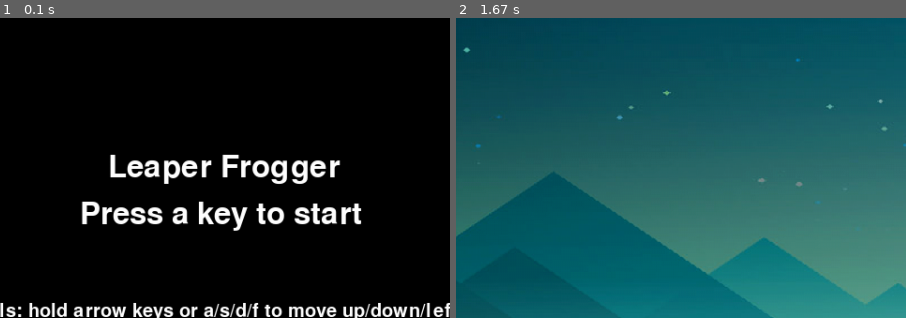
Above: before the commit, frames 1-2 (left to right).
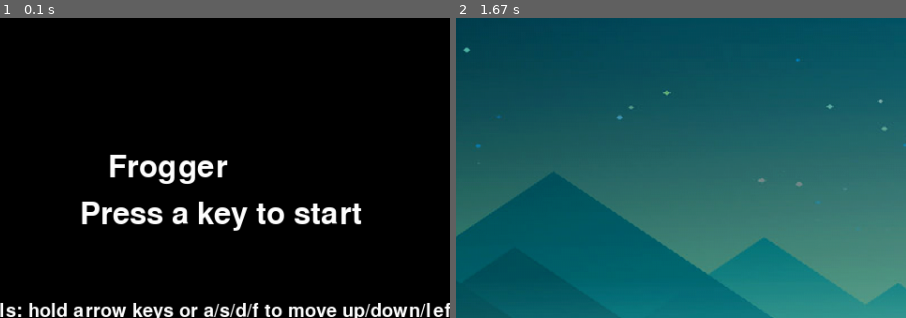
Above: after the commit, the same moments.

Repository: CheesyPudding/Frogger-Pygame
Game: pygame game, started from game.py
Same seed, same stepped clock (60 frames per second), same inputs: the game is played once before the commit and once after it.
Inputs:
- Up to frame 1 (0.1 s): no input
- Up to frame 2 (1.67 s): tap Enter at 0.33 s; tap W at 0.67 s; hold Right 1-1.47 s; hold D 1-1.47 s; hold Up from 1.5 s (still down); hold W from 1.5 s (still down)
The pictures show only the part of the screen within x 21-71%, y 3-53%; the shares and areas given below are measured in that part.

The runs differ from the first frame. In frame 1, 2.2% of the frame differs, in the area x 24-76%, y 45-56%; in frame 2, nothing differs.

Commit message:
Add files via upload

Diff:
--- a/game.py
+++ b/game.py
@@ -1,79 +1,79 @@
-#Started: Nov, 2019
-#Last modified: Jan.20, 2020
-#First iteration of the pygame project
-
-##########
+"""Started: Nov, 2019
+Last modified: Jan.20, 2020
+First iteration of the pygame project
+
 #THINGS TO WORK ON:
 # - add smoother jump/physics
 # - remove shaking when adding or colliding with a platform
-
-##########
-
-import pygame, sys, random, time
+"""
+
+import pygame
+import random
+import sys
 from pygame.locals import *
 
-#
-# FONCTIONS
-#
-def drawText(text, font, surface, x, y):
-    textobj = font.render(text, 1, (255,255,255))
+
+def drawText(text, text_font, surface, x_param, y):
+    textobj = text_font.render(text, 1, (255, 255, 255))
     textrect = textobj.get_rect()
-    textrect.topleft = (x, y)
+    textrect.topleft = (x_param, y)
     surface.blit(textobj, textrect)
+
 
 def waitForPlayerToPressKey():
     while True:
-        for event in pygame.event.get():
-            if event.type == QUIT:
+        for press_event in pygame.event.get():
+            if press_event.type == QUIT:
                 pygame.quit()
                 sys.exit()
-            if event.type == KEYDOWN:
-                if event.key == K_ESCAPE: # pressing escape quits
+            if press_event.type == KEYDOWN:
+                if press_event.key == K_ESCAPE:  # pressing escape quits
                     pygame.quit()
                     sys.exit()
                 return
 
-#set up pygame
+
+# set up pygame
 pygame.init()
 mainClock = pygame.time.Clock()
-pygame.display.set_caption('Leaper Frogger')
+pygame.display.set_caption('Frogger')
 pygame.mouse.set_visible(False)
 
 #
 # INITIAL VARIABLES
 #
-#TIME VARIBALES
-#frames per second
+# TIME VARIABLES
+# frames per second
 FPS = 60
-#initialize clock
+# initialize clock
 clock = pygame.time.Clock()
 
-#MOVEMENT VARIABLES
+# MOVEMENT VARIABLES
 # set up movement variables
 moveLeft = False
 moveRight = False
 moveUp = False
 moveDown = False
-#left/right/up/down speed
+# left/right/up/down speed
 MOVESPEED = 4.5
-#initilize jump time duration
+# initialize jump time duration
 ACCEL = 0.5
 GRAVITY = 0
-#duration of jump
+# duration of jump
 JUMPTIME = 65
 jumpTime = JUMPTIME
 
-#SIZE VARIABLES
+# SIZE VARIABLES
 PLAYERSIZE = 75
 WINDOWWIDTH = 960
 WINDOWHEIGHT = 640
 
 # COLLISION AND PLATFORM VARIABLES
 # direction of the platforms, 1= up, 2=left, 3=right, 4= up
-gravDirection = random.randint(1,3)
+gravDirection = random.randint(1, 3)
 
 # PLATFORM DATA VARIABLES
-#platform detection
+# platform detection
 platform = False
 # platform speed increase
 BLOCKSPEED = 1
@@ -96,8 +96,7 @@
 # set up sounds
 pygame.mixer.music.load('background.mp3')
 
-
-#set up images
+# set up images
 background = pygame.image.load('background.jpg')
 platformImage = pygame.image.load('platform.png')
 playerNo = pygame.image.load('Sprite (Neutral).png')
@@ -106,24 +105,24 @@
 playerAirUp = pygame.image.load('Sprite (Down Air).png')
 playerUp = pygame.image.load('Sprite (Up Air).png')
 
-#acale and transfer images to rects
-background = pygame.transform.scale(background, (WINDOWWIDTH*2,WINDOWHEIGHT*2))
-platformImage = pygame.transform.scale(platformImage, (BLOCKSIZE*int(4.9),BLOCKSIZE))
-playerNo = pygame.transform.scale(playerNo, (PLAYERSIZE,PLAYERSIZE))
+# acale and transfer images to rects
+background = pygame.transform.scale(background, (WINDOWWIDTH * 2, WINDOWHEIGHT * 2))
+platformImage = pygame.transform.scale(platformImage, (BLOCKSIZE * int(4.9), BLOCKSIZE))
+playerNo = pygame.transform.scale(playerNo, (PLAYERSIZE, PLAYERSIZE))
 playerNoL = playerNo
 playerNoR = pygame.transform.flip(playerNoL, True, False)
-playerDown = pygame.transform.scale(playerDown, (PLAYERSIZE,PLAYERSIZE))
+playerDown = pygame.transform.scale(playerDown, (PLAYERSIZE, PLAYERSIZE))
 playerDownL = playerDown
 playerDownR = pygame.transform.flip(playerDown, True, False)
-playerLR = pygame.transform.scale(playerLR, (PLAYERSIZE,PLAYERSIZE))
-playerAirUp = pygame.transform.scale(playerAirUp, (PLAYERSIZE,PLAYERSIZE))
+playerLR = pygame.transform.scale(playerLR, (PLAYERSIZE, PLAYERSIZE))
+playerAirUp = pygame.transform.scale(playerAirUp, (PLAYERSIZE, PLAYERSIZE))
 playerAirUpL = playerAirUp
 playerAirUpR = pygame.transform.flip(playerAirUp, True, False)
-playerUp = pygame.transform.scale(playerUp, (PLAYERSIZE,PLAYERSIZE))
+playerUp = pygame.transform.scale(playerUp, (PLAYERSIZE, PLAYERSIZE))
 playerUpL = playerUp
 playerUpR = pygame.transform.flip(playerUp, True, False)
 
-#set background and image for player
+# set background and image for player
 backgroundRect = background.get_rect()
 backgroundRect.left = 0
 backgroundRect.top = 0
@@ -131,34 +130,37 @@
 player = playerNo.get_rect()
 platform = platformImage.get_rect()
 
-#block list
+# block list
 blocks = []
 # number of blocks initially to begin with
-for x in range (0):
-    blocks.append(platform (WINDOWWIDTH, random.randint(4*BLOCKSIZE,WINDOWHEIGHT-(3*BLOCKSIZE)), BLOCKSIZE*5, BLOCKSIZE/2))
+for x in range(0):
+    blocks.append(platform(WINDOWWIDTH, random.randint(4 * BLOCKSIZE, WINDOWHEIGHT - (3 * BLOCKSIZE)), BLOCKSIZE * 5,
+                           BLOCKSIZE / 2))
 
 # set up the window
 windowSurface = pygame.display.set_mode((WINDOWWIDTH, WINDOWHEIGHT), 0, 32)
 pygame.display.set_caption('Input')
 
-#font
+# font
 font = pygame.font.SysFont(None, 48)
 font2 = pygame.font.SysFont(None, 30)
 
-#show the "Start" screen
-drawText('Leaper Frogger', font, windowSurface,(WINDOWWIDTH/3),(WINDOWHEIGHT/4))
+# show the "Start" screen
+drawText('Frogger', font, windowSurface, (WINDOWWIDTH / 3), (WINDOWHEIGHT / 4))
 drawText('Press a key to start', font, windowSurface, (WINDOWWIDTH / 3) - 30, (WINDOWHEIGHT / 4) + 50)
-drawText('Controls: hold arrow keys or a/s/d/f to move up/down/left/or right', font2, windowSurface, (WINDOWWIDTH/7), (WINDOWHEIGHT/2))
-drawText('Objective: endless 2D platformer, try to survive as long as possible', font2, windowSurface, (WINDOWWIDTH/8), (WINDOWHEIGHT/2)+50)
-drawText('by jumping on the platforms that vary in speed and change direction', font2, windowSurface, (WINDOWWIDTH/8), (WINDOWHEIGHT/2)+80)
+drawText('Controls: hold arrow keys or a/s/d/f to move up/down/left/or right', font2, windowSurface, (WINDOWWIDTH / 7),
+         (WINDOWHEIGHT / 2))
+drawText('Objective: endless 2D platformer, try to survive as long as possible', font2, windowSurface,
+         (WINDOWWIDTH / 8), (WINDOWHEIGHT / 2) + 50)
+drawText('by jumping on the platforms that vary in speed and change direction', font2, windowSurface, (WINDOWWIDTH / 8),
+         (WINDOWHEIGHT / 2) + 80)
 pygame.display.update()
 waitForPlayerToPressKey()
 
-#play song
+# play song
 pygame.mixer.music.play(-1, 0.0)
 
-
-#define score
+# define score
 score = 0
 #
 # run the game loop
@@ -188,7 +190,7 @@
                 moveUp = False
                 moveDown = True
 
-         # non-movement keyboard variables
+        # non-movement keyboard variables
         if event.type == KEYUP:
             if event.key == K_ESCAPE:
                 pygame.quit()
@@ -201,60 +203,62 @@
                 moveUp = False
             if event.key == K_DOWN or event.key == ord('s'):
                 moveDown = False
-            #if event.key == ord('x'):
-                #player.top = random.randint(0, WINDOWHEIGHT - player.height)
-                #player.left = random.randint(0, WINDOWWIDTH - player.width)
-
+            # if event.key == ord('x'):
+            # player.top = random.randint(0, WINDOWHEIGHT - player.height)
+            # player.left = random.randint(0, WINDOWWIDTH - player.width)
 
     # move down
     if moveDown:
         player.top += MOVESPEED
 
-    #jump duration/action (move up)
+    # jump duration/action (move up)
     if moveUp:
         if jumpTime > 0:
             GRAVITY += 0.1
-            player.top -= ((2*MOVESPEED) - GRAVITY)
-            jumpTime -=1
+            player.top -= ((2 * MOVESPEED) - GRAVITY)
+            jumpTime -= 1
             ACCEL = 0.7
     if jumpTime == 0:
         GRAVITY = 0
 
-    #move left
-    if moveLeft :
+    # move left
+    if moveLeft:
         player.left -= MOVESPEED
 
-    #move right
-    if moveRight  :
+    # move right
+    if moveRight:
         player.right += MOVESPEED
 
-    #gravity check
-    if  (platform == False):
+    # gravity check
+    if not platform:
         player.top += ACCEL
         ACCEL += 0.2
 
     # add initial starting block
     if blockCounter == 0:
-        blocks.append(pygame.Rect(0, WINDOWHEIGHT/2, BLOCKSIZE*4, BLOCKSIZE/2))
+        blocks.append(pygame.Rect(0, WINDOWHEIGHT / 2, BLOCKSIZE * 4, BLOCKSIZE / 2))
         gravDirection = 3
-    #add blocks
+    # add blocks
     if gravDirection != 1:
         blockCounter += 1
     else:
         blockCounter += 2
 
     if blockCounter >= NEWBLOCK:
-        #add new block
+        # add new block
         blockCounter = 1
         if gravDirection == 1:
-            blocks.append(pygame.Rect (random.randint(BLOCKSIZE,WINDOWWIDTH-(BLOCKSIZE)), 0, BLOCKSIZE*4, BLOCKSIZE/2))
+            blocks.append(
+                pygame.Rect(random.randint(BLOCKSIZE, WINDOWWIDTH - BLOCKSIZE), 0, BLOCKSIZE * 4, BLOCKSIZE / 2))
         if gravDirection == 2:
-            blocks.append(pygame.Rect (WINDOWWIDTH, random.randint(4*BLOCKSIZE,WINDOWHEIGHT-(3*BLOCKSIZE)), BLOCKSIZE*4, BLOCKSIZE/2))
+            blocks.append(
+                pygame.Rect(WINDOWWIDTH, random.randint(4 * BLOCKSIZE, WINDOWHEIGHT - (3 * BLOCKSIZE)), BLOCKSIZE * 4,
+                            BLOCKSIZE / 2))
         if gravDirection == 3:
-            blocks.append(pygame.Rect (0-(3*BLOCKSIZE), random.randint(4*BLOCKSIZE,WINDOWHEIGHT-(3*BLOCKSIZE)), BLOCKSIZE*4, BLOCKSIZE/2))
-        # IMPLEMENT IN THE FUTURE
-        #if gravDirection == 4:
-            #blocks.append(pygame.Rect (random.randint(BLOCKSIZE,WINDOWWIDTH-(BLOCKSIZE)), WINDOWHEIGHT, BLOCKSIZE*3, BLOCKSIZE/2))
+            blocks.append(
+                pygame.Rect(0 - (3 * BLOCKSIZE), random.randint(4 * BLOCKSIZE, WINDOWHEIGHT - (3 * BLOCKSIZE)),
+                            BLOCKSIZE * 4, BLOCKSIZE / 2))
+
     # constantly move the platforms to the up/left/right
     for block in blocks[:]:
         if gravDirection == 4:
@@ -274,20 +278,18 @@
             if block.top >= WINDOWHEIGHT:
                 blocks.remove(block)
 
-    #increase block speed and block spawn frequency
+    # increase block speed and block spawn frequency
     speedCounter += 1
     if speedCounter >= BLOCKINCREASE:
         speedCounter = 0
         BLOCKSPEED += 0.5
         NEWBLOCK -= 2
 
-    #change direction of platforms
+    # change direction of platforms
     gravCounter += 1
-    if gravCounter >= BLOCKINCREASE/2:
-        gravDirection = random.randint(1,3)
+    if gravCounter >= BLOCKINCREASE / 2:
+        gravDirection = random.randint(1, 3)
         gravCounter = 0
-
-
 
     # check if the player has collided with platforms
     for block in blocks[:]:
@@ -297,46 +299,41 @@
             if moveDown:
                 player.top -= MOVESPEED
             # player colliding with block bottom
-            if moveUp :
+            if moveUp:
                 if (player.right > block.left) and (player.left < block.right):
-                    #player.top += (2*MOVESPEED)
+                    # player.top += (2*MOVESPEED)
                     jumpTime = 0
             if moveLeft:
                 # player colliding with block bottom
                 if player.bottom > (block.top - GRAVITY):
                     player.right += MOVESPEED
 
-
             if moveRight:
                 # player colliding with the block left
                 if player.bottom > block.top:
                     player.left -= MOVESPEED
 
             # when player is on top of a block, allow player to move left/right/up
-            if player.bottom <= (block.top+(2*ACCEL)):
+            if player.bottom <= (block.top + (2 * ACCEL)):
                 jumpTime = JUMPTIME
                 player.bottom = block.top
                 platform = True
                 ACCEL = 0.7
                 # player moves with the block
-                #player.left -= 2.5*BLOCKSPEED
+                # player.left -= 2.5*BLOCKSPEED
     # detect when no longer on a platform
     else:
         platform = False
         MOVESPEED = 4
 
-
-
     # draw the black background onto the surface
     windowSurface.fill(BLACK)
     windowSurface.blit(background, backgroundRect)
 
     # Draw the score and top score.
-    drawText('Score: %s' % (score), font, windowSurface, 10, 0)
-
-
-
-    #neutral sprite no inputs
+    drawText('Score: %s' % score, font, windowSurface, 10, 0)
+
+    # neutral sprite no inputs
     playerImage = playerNo
     if moveLeft:
         playerImage = playerLR
@@ -360,12 +357,10 @@
     # draw the player onto the surface
     windowSurface.blit(playerImage, player)
 
-
     # draw the blocks one at a time
-    for i in range (len(blocks)):
-        #pygame.draw.rect(windowSurface, GREEN, blocks[i])
+    for i in range(len(blocks)):
+        # pygame.draw.rect(windowSurface, GREEN, blocks[i])
         windowSurface.blit(platformImage, blocks[i])
-
 
     pygame.display.update()
 
@@ -378,7 +373,7 @@
 # Stop the game and show the "Game Over" screen.
 pygame.mixer.music.stop()
 
-drawText('GAME OVER', font, windowSurface, (WINDOWWIDTH / 3),(WINDOWHEIGHT / 3))
+drawText('GAME OVER', font, windowSurface, (WINDOWWIDTH / 3), (WINDOWHEIGHT / 3))
 pygame.display.update()
 waitForPlayerToPressKey()
 # gameOverSound.stop()
